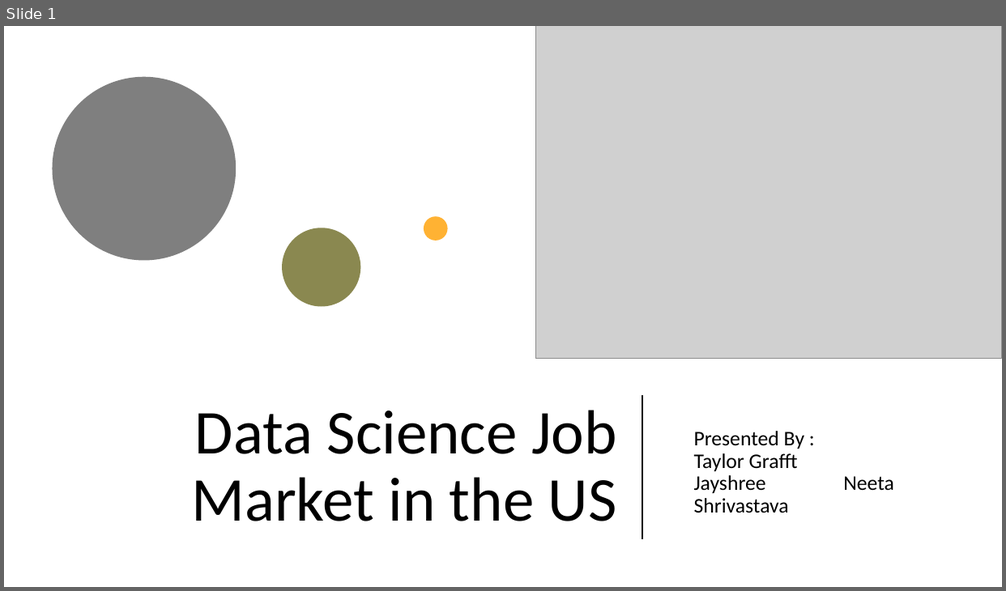
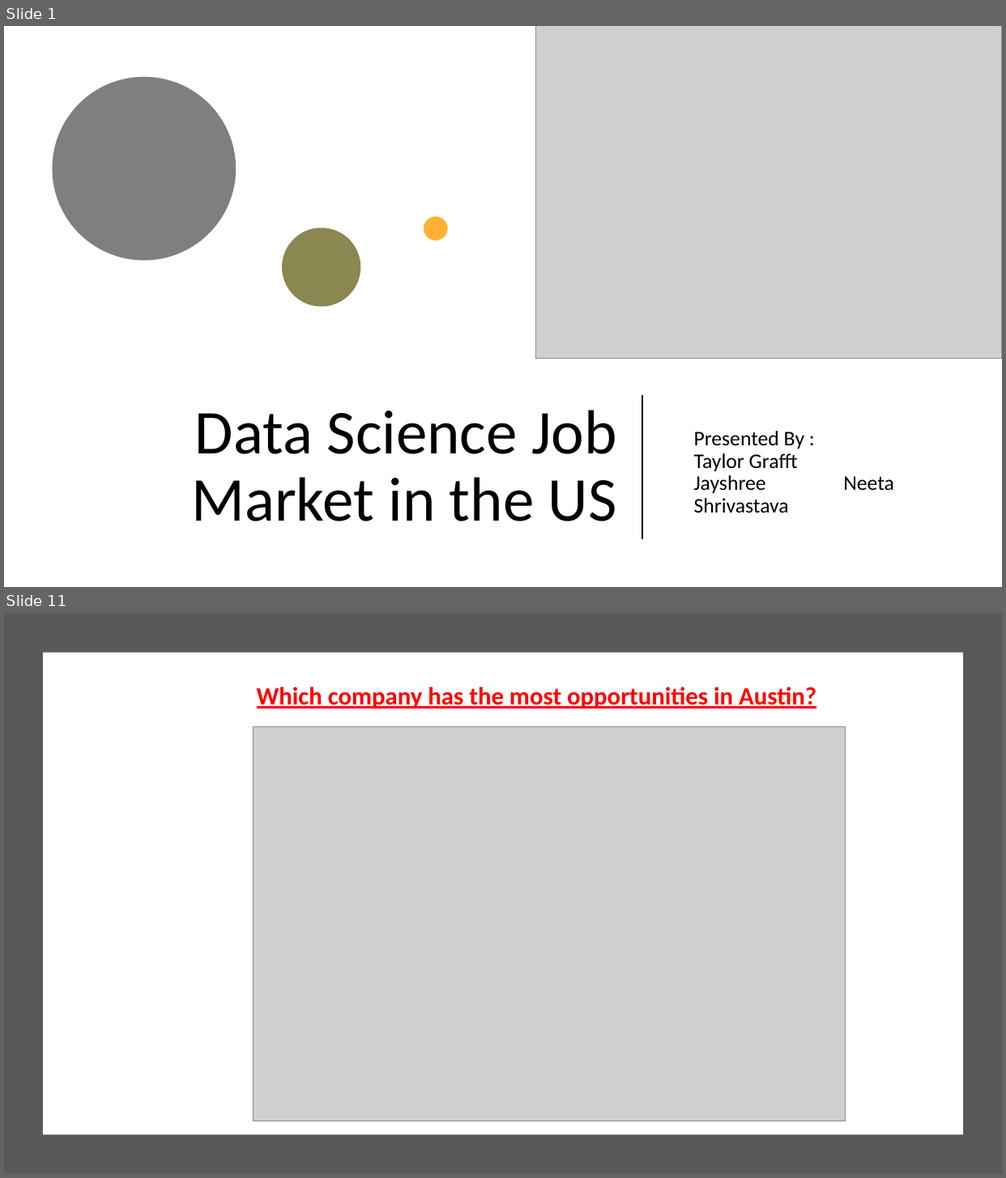
Before and after one commit to tjgrafft/DataScienceJobs_Project, a slide deck: presentation/Presentation.pptx. Shown one above the other, each under a label of ours: slide 1 before the commit, slides 1 and 11 after it; the slides between them are not shown. The pictures are 1006x591 and 1006x1178 pixels, drawn with LibreOffice and Linux fonts; fonts in the diff are those of the drawing; grey boxes stand for pictures. Boxes give left, top, right and bottom in pixels: in the first picture for what was removed or moved away, otherwise in the second. Text is boxed around its words. In the diff, an @@ line names an element or a change of style, - is before the commit and + after.

```diff
--- a/presentation/Presentation.pptx
+++ b/presentation/Presentation.pptx
@@ slide 11 added at (4,613,1002,1174), background #FFFFFF @@
@@ rectangle added at (4,613,1002,1174), fill #595959 @@
@@ rectangle added at (43,653,963,1135), fill #FFFFFF @@
@@ text added at (257,687,816,709), 24 pt, text #FF0000, bold, underline @@
+Which company has the most opportunities in Austin?
@@ picture added at (253,727,846,1122) @@
```
Also in this commit, not shown: 7 slides changed, 5 other slides added, 5 slides removed, 1 other file.
